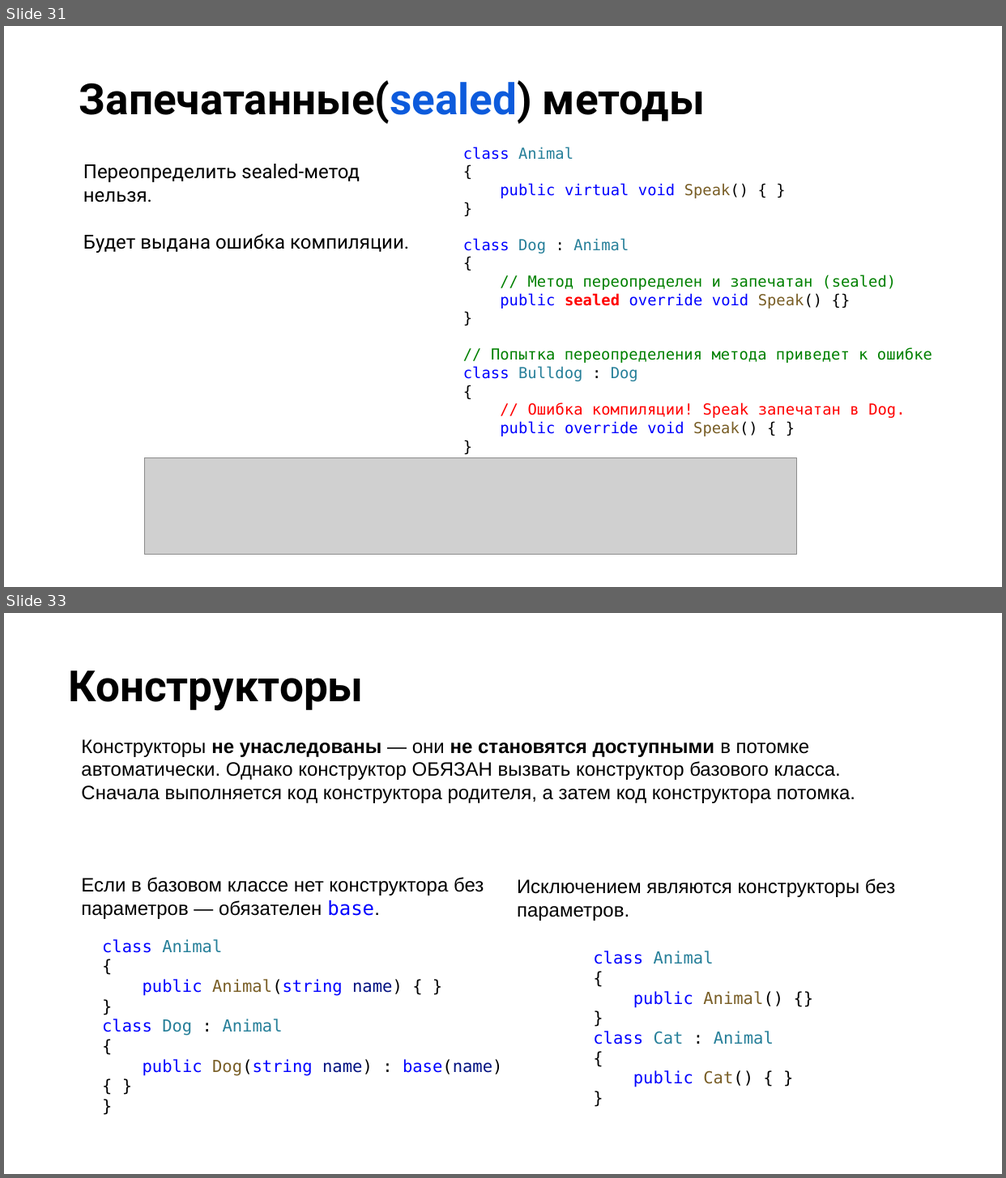
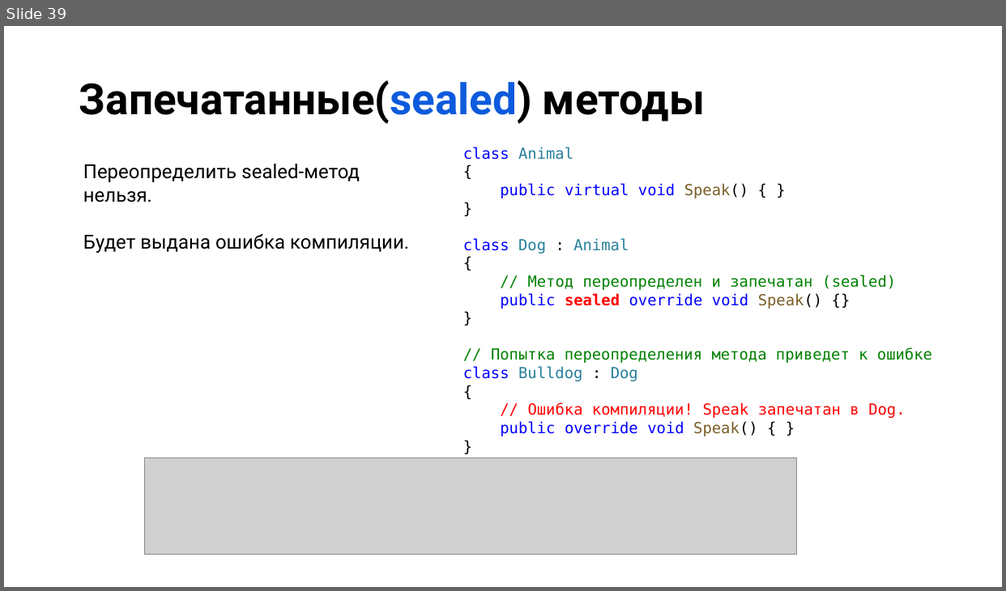
Before and after one commit to NilovPavel/OOP, a slide deck: ООПp.1.pptx. Shown one above the other, each under a label of ours: slides 31 and 33 before the commit, slide 39 after it; the slides between them are not shown. The pictures are 1006x1178 and 1006x591 pixels, drawn with LibreOffice and Linux fonts; fonts in the diff are those of the drawing; grey boxes stand for pictures; background and template pictures are left out. Boxes give left, top, right and bottom in pixels: in the first picture for what was removed or moved away, otherwise in the second. Text is boxed around its words. In the diff, an @@ line names an element or a change of style, - is before the commit and + after.

```diff
--- a/ООПp.1.pptx
+++ b/ООПp.1.pptx
@@ slide 33 removed at (4, 613, 1002, 1174), background picture (left out) @@
@@ title removed at (69, 671, 364, 711) @@
-Конструкторы
@@ text removed at (81, 739, 855, 803) @@
-Конструкторы не унаследованы — они не становятся доступными в потомке автоматически. Однако конструктор ОБЯЗАН вызвать конструктор базового класса.
-Сначала выполняется код конструктора родителя, а затем код конструктора потомка.
@@ text removed at (81, 877, 484, 919) @@
-Если в базовом классе нет конструктора без параметров — обязателен base.
@@ text removed at (517, 879, 895, 921) @@
-Исключением являются конструкторы без параметров.
@@ text removed at (102, 939, 503, 1076) @@
-class Animal
-{
-public Animal(string name) { }
-}
-class Dog : Animal
-{
-public Dog(string name) : base(name) { }
-}
@@ text removed at (593, 951, 783, 1088) @@
-class Animal
-{
-public Animal() {}
-}
-class Cat : Animal
-{
-public Cat() { }
-}
@@ what was slide 31 is now slide 39 @@
```
Also in this commit, not shown: 2 slides changed, 3 slides added, 6 other files.
